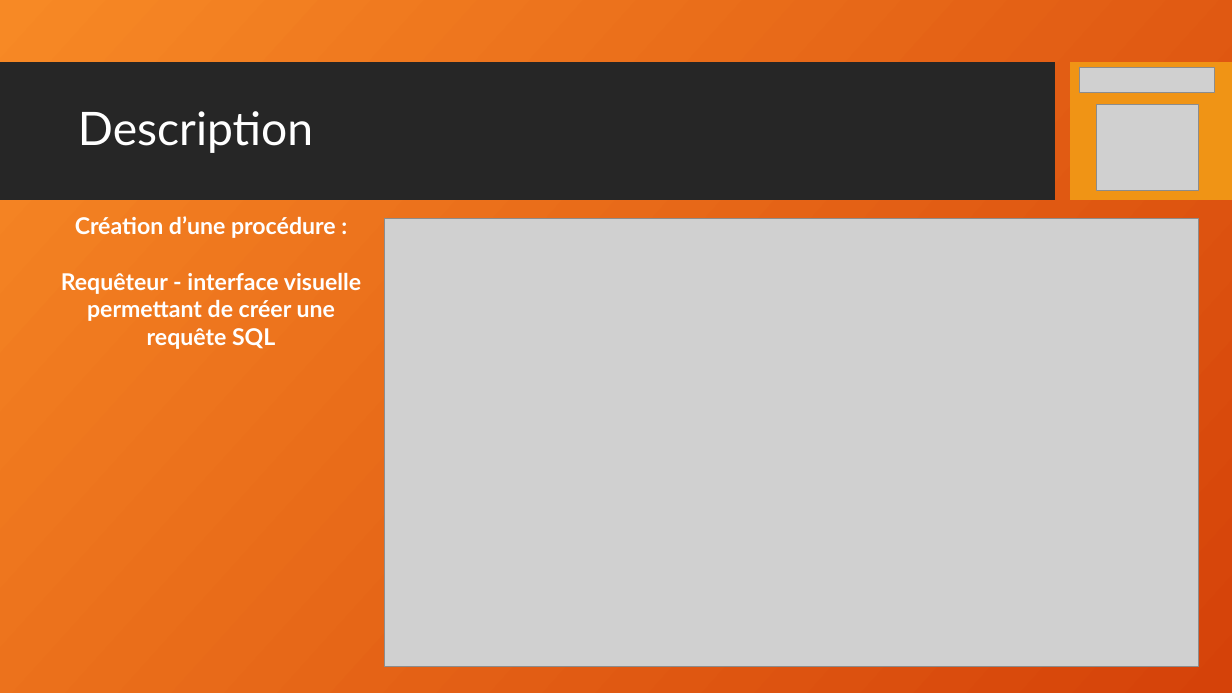
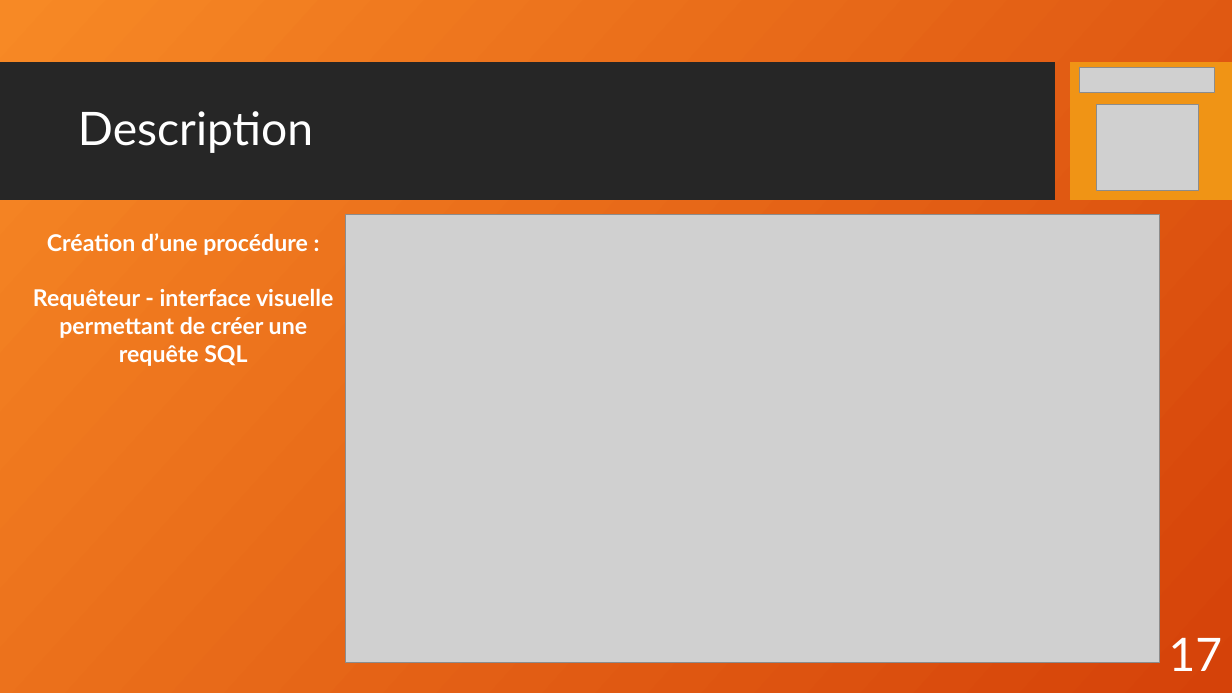
Before and after one commit to RaimonDylan/cnam, a slide deck: slide 17 of Rapport d'activité/ppt_Rapport2.odp (slide 14 before the commit). Drawn at 1232x693 pixels with LibreOffice and Linux fonts; fonts in the diff are those of the drawing; grey boxes stand for pictures; background and template pictures are left out. Boxes give left, top, right and bottom in pixels: in the first picture for what was removed or moved away, otherwise in the second. Text is boxed around its words. In the diff, an @@ line names an element or a change of style, - is before the commit and + after.

```diff
--- a/Rapport d'activité/ppt_Rapport2.odp
+++ b/Rapport d'activité/ppt_Rapport2.odp
@@ text "Création d’une procédure :": place and size @@
-text "Création d’une procédure :" at [61, 216, 361, 349]
+text "Création d’une procédure :" at [33, 233, 333, 366]
@@ picture: place and size @@
-picture at [384, 218, 1199, 666]
+picture at [346, 214, 1160, 663]
@@ page number added at [1169, 637, 1223, 671], 36 pt, text #FFFFFF @@
+17
```
Also in this commit, not shown: 11 other slides changed, 7 slides added, 7 slides removed, 1 other file.
